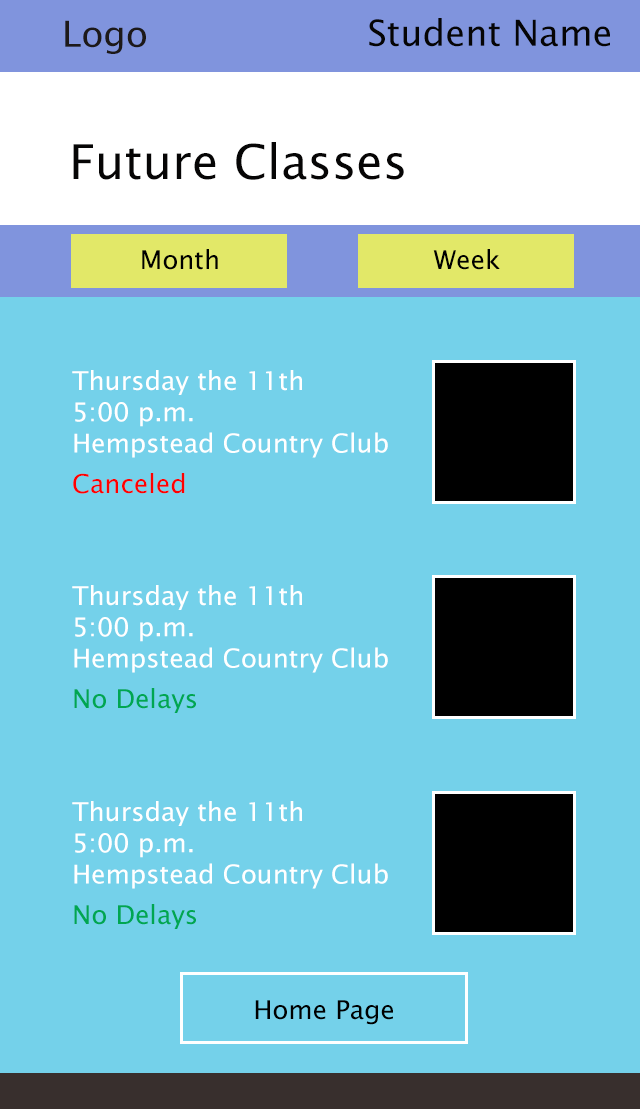
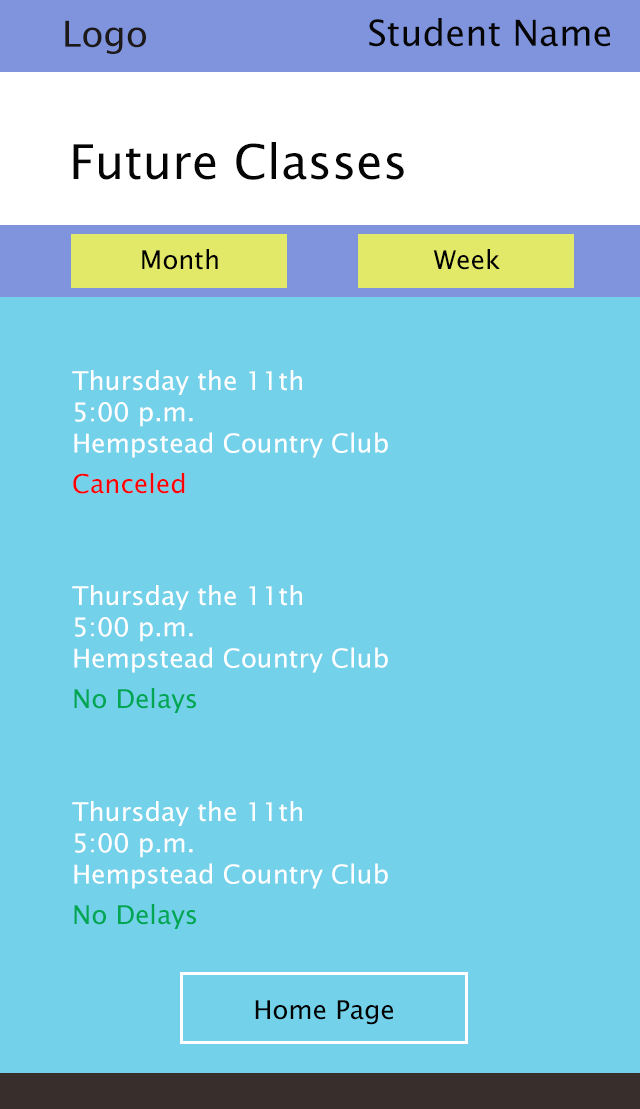
Two versions of the same layered image (640px x 1109px). Layer-by-layer changes:
removed layer "Rectangle 3" from group "Class 3" over [432, 791, 576, 935]
removed layer "Rectangle 2" from group "Class 2" over [432, 575, 576, 719]
removed layer "Rectangle 1" from group "Class 1" over [432, 360, 576, 504]
